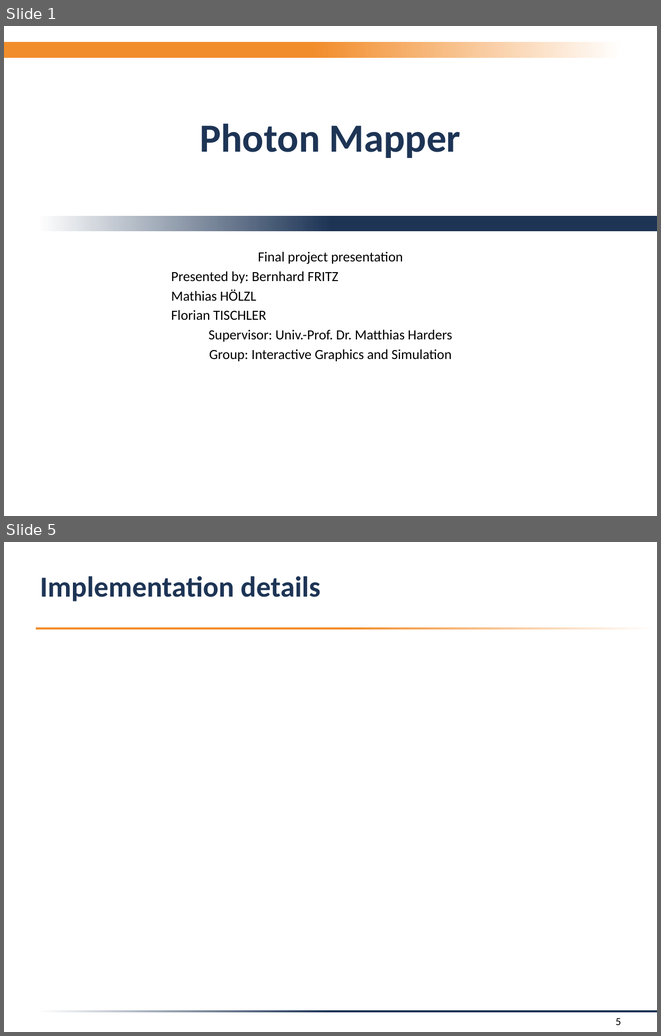
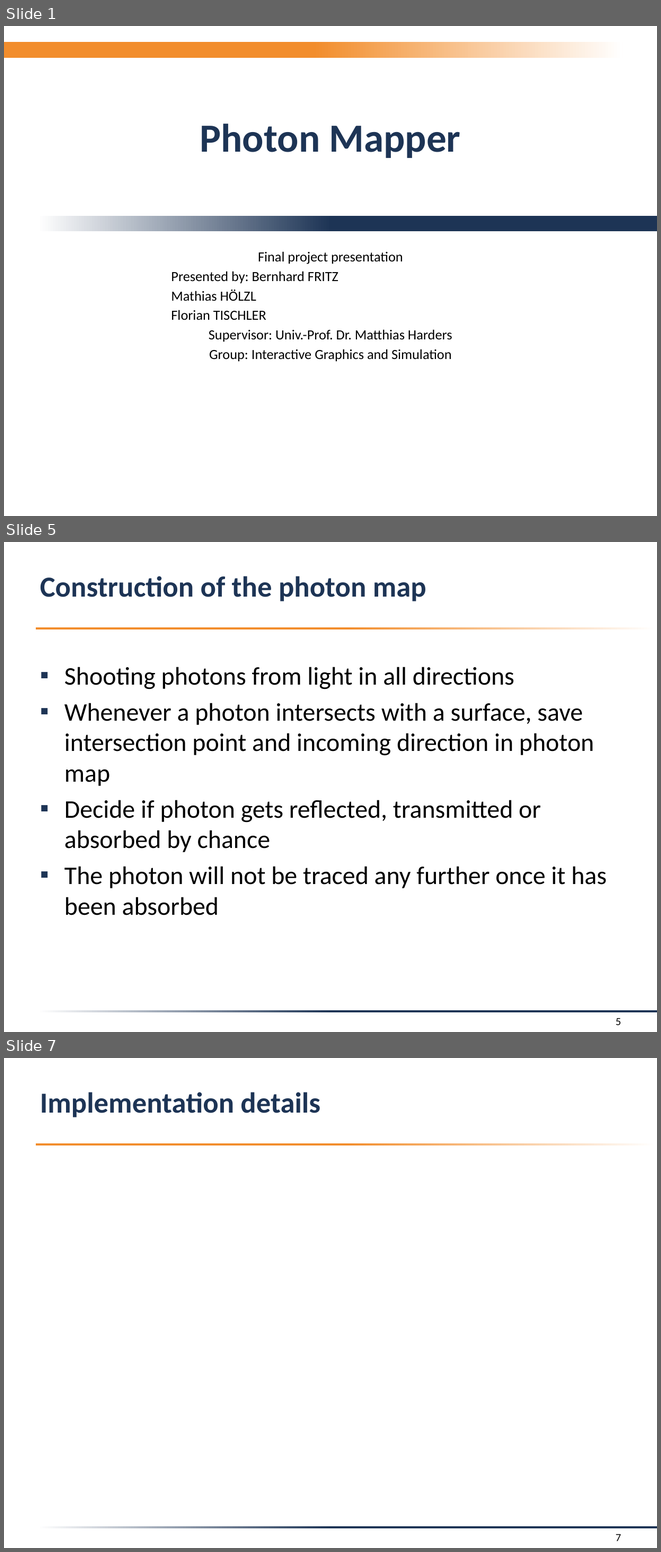
Before and after one commit to f-tischler/FortgeschritteneComputergrafik, a slide deck: Präsentation/presentation.pptx. Shown one above the other, each under a label of ours: slides 1 and 5 before the commit, slides 1, 5 and 7 after it; the slides between them are not shown. The pictures are 661x1036 and 661x1552 pixels, drawn with LibreOffice and Linux fonts; fonts in the diff are those of the drawing; background and template pictures are left out. Boxes give left, top, right and bottom in pixels: in the first picture for what was removed or moved away, otherwise in the second. Text is boxed around its words. In the diff, an @@ line names an element or a change of style, - is before the commit and + after.

```diff
--- a/Präsentation/presentation.pptx
+++ b/Präsentation/presentation.pptx
@@ slide 5 added at (4,542,657,1032), background #FFFFFF; not listed: 2 template elements that a slide beside it also shows @@
@@ title added at (40,576,426,601), 32 pt, text #1D3455, bold @@
+Construction of the photon map
@@ text added at (64,667,607,915), 28 pt, text #000000 @@
+▪ Shooting photons from light in all directions
+▪ Whenever a photon intersects with a surface, save intersection point and incoming direction in photon map
+▪ Decide if photon gets reflected, transmitted or absorbed by chance
+▪ The photon will not be traced any further once it has been absorbed
@@ page number added at (616,1018,621,1025), 12 pt, text #000000 @@
+5
@@ what was slide 5 is now slide 7 @@
@@ page number at (616,1534,621,1541): text changed @@
-5
+7
```
Also in this commit, not shown: 3 slides changed, 3 other slides added, 2 slides removed, 3 other files.
